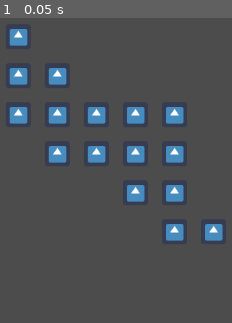
Above: before the commit, frame 1.
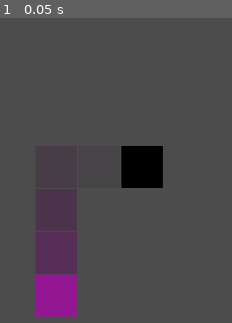
Above: after the commit, the same moment.

Repository: linkwin/NecroMansion
Game: Godot game, scene res://Maps/Random_Map.tscn
Two runs of this game, one before a commit and one after it. Both use one fixed random seed, a clock stepped at 60 frames per second and the inputs below. The engine's default icon, where the game draws it, is replaced by a stand-in: a white triangle on a blue panel in a dark square.
Inputs:
- Up to frame 1 (0.05 s): no input

The runs differ from the first frame. In frame 1, 14% of the frame differs, in the area x 3-97%, y 3-99%.

Commit message:
Random Map Gen
Now has random sample data and adjacency data for each room

Diff:
--- a/Maps/Map Layout Generator.gd
+++ b/Maps/Map Layout Generator.gd
@@ -1,42 +1,96 @@
 extends Area2D
 
-var rng = RandomNumberGenerator.new()
 
 var ARoom = preload("res://Maps/MiniMapBlocks/Rooms.tscn")
 
-var init_seed := hash("Super Duper Cool")
-var num_rooms := 15
+var init_seed := hash("Carrots")
 
-var direction := [Vector2(1, 0), Vector2(-1, 0), Vector2(0, 1), Vector2(0, -1)]
-var map := []
+var directions := [Vector2(1, 0), Vector2(-1, 0), Vector2(0, 1), Vector2(0, -1)]
 
-# Declare member variables here. Examples:
-# var a = 2
-# var b = "text"
-func spawn_room(_position=null):
+
+func array_mult(in_array, inger):
+	var out_array := []
+	print(inger)
+	for i in range(inger):
+		for j in in_array:
+			out_array.append(j)
+	return(out_array)
+
+func spawn_room(_position=null, color_param=1):
 	var c = ARoom.instance()
 	add_child(c)
-	c.init(_position)
+	c.init(_position, color_param)
+
+
+
+
+# prob_dist will have the relative prob. of each occurence
+# per room-property per room
+# Example: prob_dists = [ [[1, 4], [1, 3, 3, 3]], [[1, 1], [2, 0, 6, 3]]] , [ [[ ...
+#                       (Room 1-  (Property 1- ((Rel Prob 1, Rel Prob 2), ...), ... )
+# Need to be sure these arrays match in size with data_pts_per_room list
+
+func room_data_load(map, initial_seed, data_pts_per_room, prob_dists):
+	var room_prop_rng = RandomNumberGenerator.new()
+	var map_data := []
+	room_prop_rng.seed = initial_seed + 200
+	var i := 0
+	for rooms in prob_dists:
+		var room_data := []
+		for dist in rooms:
+			var repeated_sample_dist := []
+			var sample_index
+			for sample in range(len(dist)):
+				print("Sample: ", sample)
+				print("dist[Sample]: ", dist[sample])
+				repeated_sample_dist += array_mult([sample], dist[sample])
+			room_prop_rng.seed = init_seed+i
+			sample_index = room_prop_rng.randi_range(0, len(repeated_sample_dist)-1)
+			room_data.append(repeated_sample_dist[sample_index])
+			i += 1
+		i += 20
+		map_data.append(room_data)
+	print("MAP DATA: ", map_data)
+
+
+
+
+
+
+
+
+
+func navigation_load(map, directions):
+	var map_nav := []
+	var poss_dir := []
+	for room in map:
+		for dir in directions:
+			if room+dir in map:
+				poss_dir.append(dir)
+		map_nav.append(poss_dir)
+	print("DOOR DIRECTIONS: ", map_nav)
 
 # Called when the node enters the scene tree for the first time.
 func _ready():
-	rng.seed = init_seed
+	var room_rng = RandomNumberGenerator.new()
+	var num_rooms := 6
+	var map := []
+	room_rng.seed = init_seed
 	var current_position = Vector2(0,0)
 	var new_direction = Vector2()
 	var i = 0
-	while len(map) <= num_rooms:
+	while len(map) <= num_rooms-1:
 		if not (current_position in map):
 			map.append(current_position)
-		rng.seed = init_seed+i
-		new_direction = direction[rng.randi_range(0, 3)]
-		current_position += 50*new_direction
+			spawn_room(current_position, i)
+		room_rng.seed = init_seed+i
+		new_direction = directions[room_rng.randi_range(0, 3)]
+		current_position += new_direction
 		i += 1
-	print(map)
-
-	for new_room in map:
-		spawn_room(new_room)
-
-
+	print("MAP COORDINATES: ", map)
+	print("")
+	navigation_load(map, directions)
+	room_data_load(map, init_seed, 2, array_mult([[[1, 1], [1, 2]]], 6) )
 # Called every frame. 'delta' is the elapsed time since the previous frame.
 #func _process(delta):
 #	pass
--- a/Maps/MiniMapBlocks/RoomLoad.gd
+++ b/Maps/MiniMapBlocks/RoomLoad.gd
@@ -1,11 +1,16 @@
 extends Node2D
 
 var _position = Vector2()
+var color_param = int()
 
 func _ready():
-	init(_position)
+	init(_position, color_param)
 
-func init(_position):
-	position = _position
+func init(_position, color_param):
+	position = _position*33
+	if _position == Vector2(0,0):
+		$Polygon2D.color = Color(0, 0, 0, 1)
+	else:
+		$Polygon2D.color = Color(color_param*0.1, -color_param*0.1, color_param*0.1, color_param*0.1)
 	var img_size = $Sprite.texture.get_size().x / 2
 	$Sprite.scale = Vector2(1, 1) * 0.5
--- a/Maps/MiniMapBlocks/Rooms.tscn
+++ b/Maps/MiniMapBlocks/Rooms.tscn
@@ -7,6 +7,10 @@
 script = ExtResource( 2 )
 
 [node name="Sprite" type="Sprite" parent="."]
+visible = false
 position = Vector2( 0, -5.96046e-08 )
 scale = Vector2( 0.15625, 0.15625 )
 texture = ExtResource( 1 )
+
+[node name="Polygon2D" type="Polygon2D" parent="."]
+polygon = PoolVector2Array( -16, -16, 16, -16, 16, 16, -16, 16 )
--- a/Maps/Random_Map.tscn
+++ b/Maps/Random_Map.tscn
@@ -6,6 +6,7 @@
 script = ExtResource( 1 )
 
 [node name="Camera2D" type="Camera2D" parent="."]
-position = Vector2( -98, -83 )
+position = Vector2( -4, 0 )
 current = true
+zoom = Vector2( 0.6, 0.6 )
 editor_draw_limits = true
